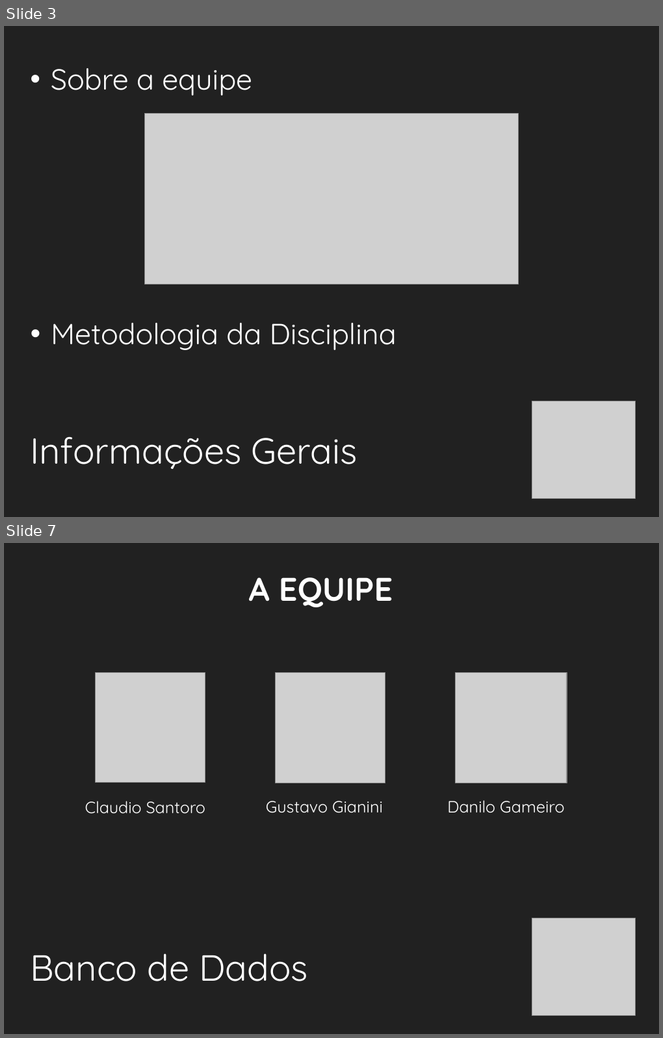
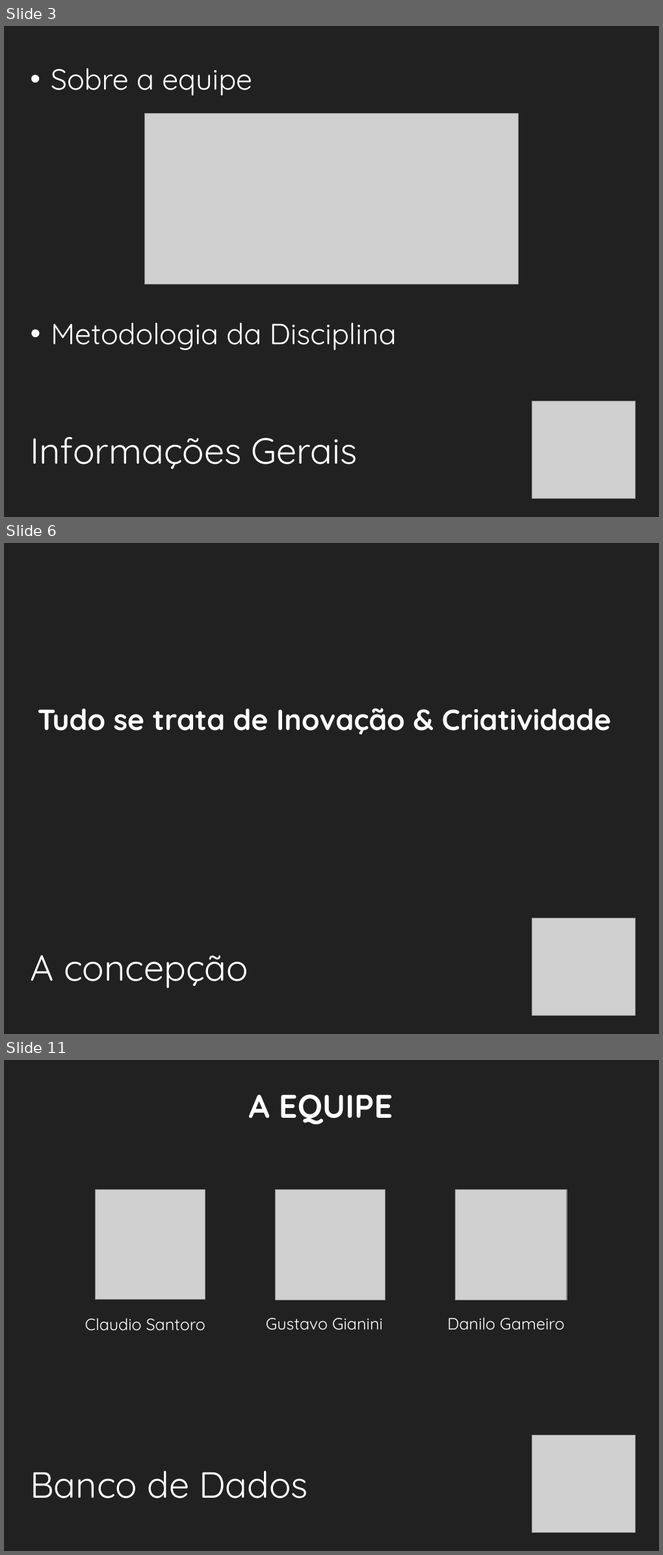
Before and after one commit to ovflowd/matriculeMe, a slide deck: Artefatos/ApresentaçãoFinal.pptx. Shown one above the other, each under a label of ours: slides 3 and 7 before the commit, slides 3, 6 and 11 after it; the slides between them are not shown. The pictures are 663x1038 and 663x1555 pixels, drawn with LibreOffice and Linux fonts; fonts in the diff are those of the drawing; grey boxes stand for pictures; background and template pictures are left out. Boxes give left, top, right and bottom in pixels: in the first picture for what was removed or moved away, otherwise in the second. Text is boxed around its words. In the diff, an @@ line names an element or a change of style, - is before the commit and + after.

```diff
--- a/Artefatos/ApresentaçãoFinal.pptx
+++ b/Artefatos/ApresentaçãoFinal.pptx
@@ slide 6 added at [4, 543, 659, 1034], background #212121 @@
@@ text added at [38, 708, 611, 735], 32 pt, text #FFFFFF, bold @@
+Tudo se trata de Inovação & Criatividade
@@ picture added at [532, 919, 636, 1016] @@
@@ text added at [31, 955, 248, 988], 40 pt, text #FFFFFF @@
+A concepção
@@ what was slide 7 is now slide 11 @@
```
Also in this commit, not shown: 22 slides changed, 8 other slides added.
